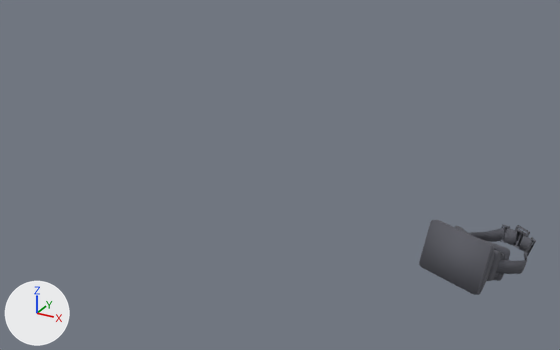
Renders of the COLLADA model Assets/Coginfocom2017/Family/oculus.dae from each side of a commit.
Both versions are drawn from a 50 mm camera at (1.368, -1.393, 0.608) aimed at (0.672, -0.128, -0.025). The lights are fixed; the arrows at lower left show +X, +Y and +Z. Vertices at the same position are counted once.

In view in the first picture: 'Obj_000001', 'Obj_000002'.
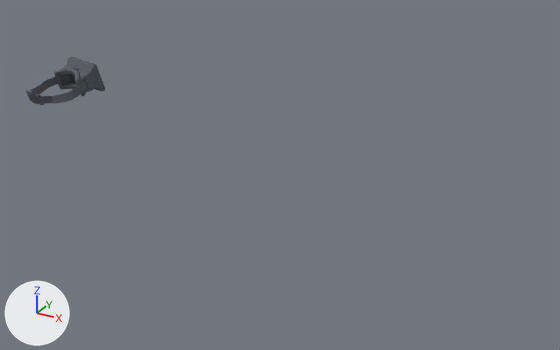
ob_skphnnou8 is not drawn itself; it is the parent of ob_obj_000001, ob_obj_000002.

What differs and where, as boxes [x1, y1, x2, y2] in the pictures (560 x 350 px):
```json
{"object": "Obj_000002", "change": "shading changed, moved", "before": [419, 220, 510, 295], "after": [54, 57, 105, 96]}
{"object": "Obj_000001", "change": "moved", "before": [469, 224, 536, 274], "after": [26, 77, 88, 105]}
```

The change, as JSON lines over the scene's bpy script:
```json
{"block": "me_obj_000002", "where": "me_obj_000002.from_pydata(...)  # 597 vertices, 1122 faces; spans x -0.054..0.0518, y -0.0105..0.0657, z 0.0021..0.075"}
{"block": "me_obj_000002", "where": "# used by ob_obj_000002; parent = ob_skphnnou8; location = (0.0, 0.0, 0.0)"}
{"block": "me_obj_000002", "change": "me_obj_000002 part 1: edges marked sharp go from 7 to 0"}
{"op": "set", "path": "ob_skphnnou8.parent", "old": "ob_oculus_rift", "new": "ob_component"}
{"op": "add", "block": "ob_component", "code": ["ob_component = bpy.data.objects.new('Component', None)", "ob_component.parent = ob_sketchup", "ob_component.location = (-0.164, -0.122, 0.0)"]}
```
